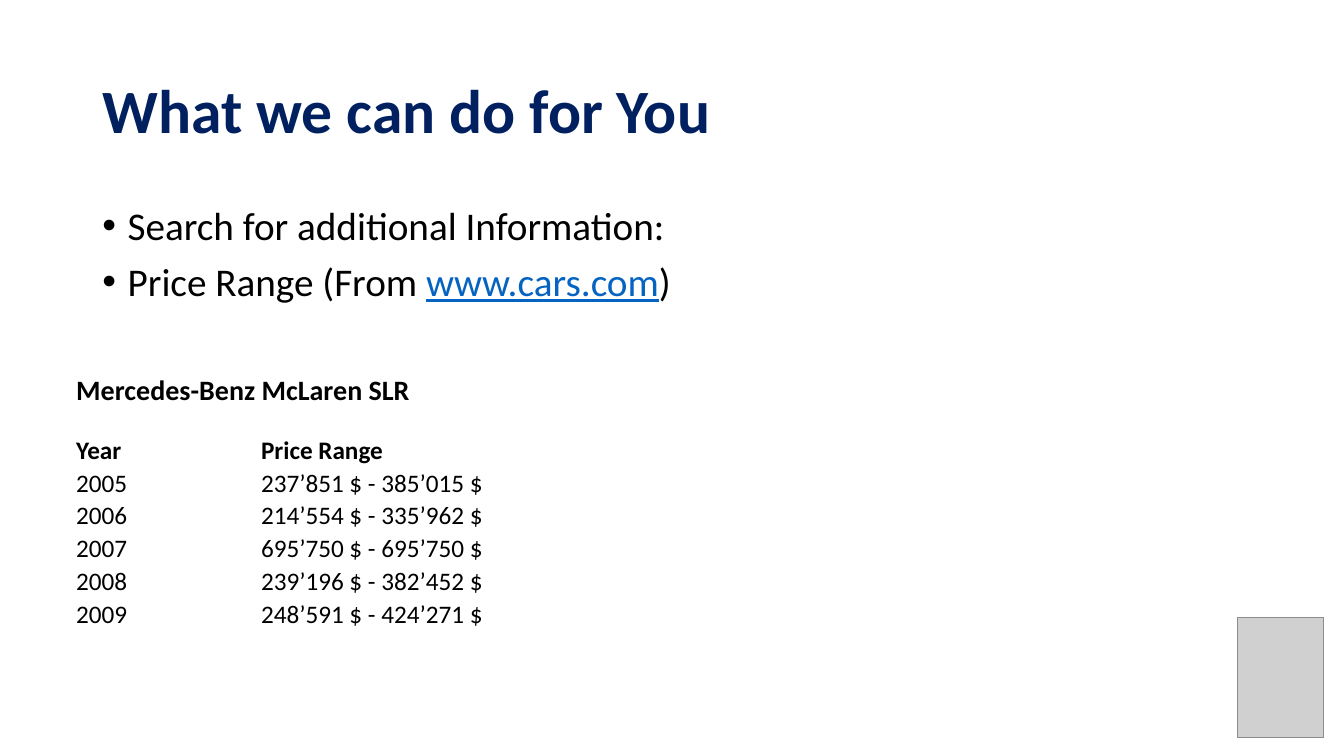
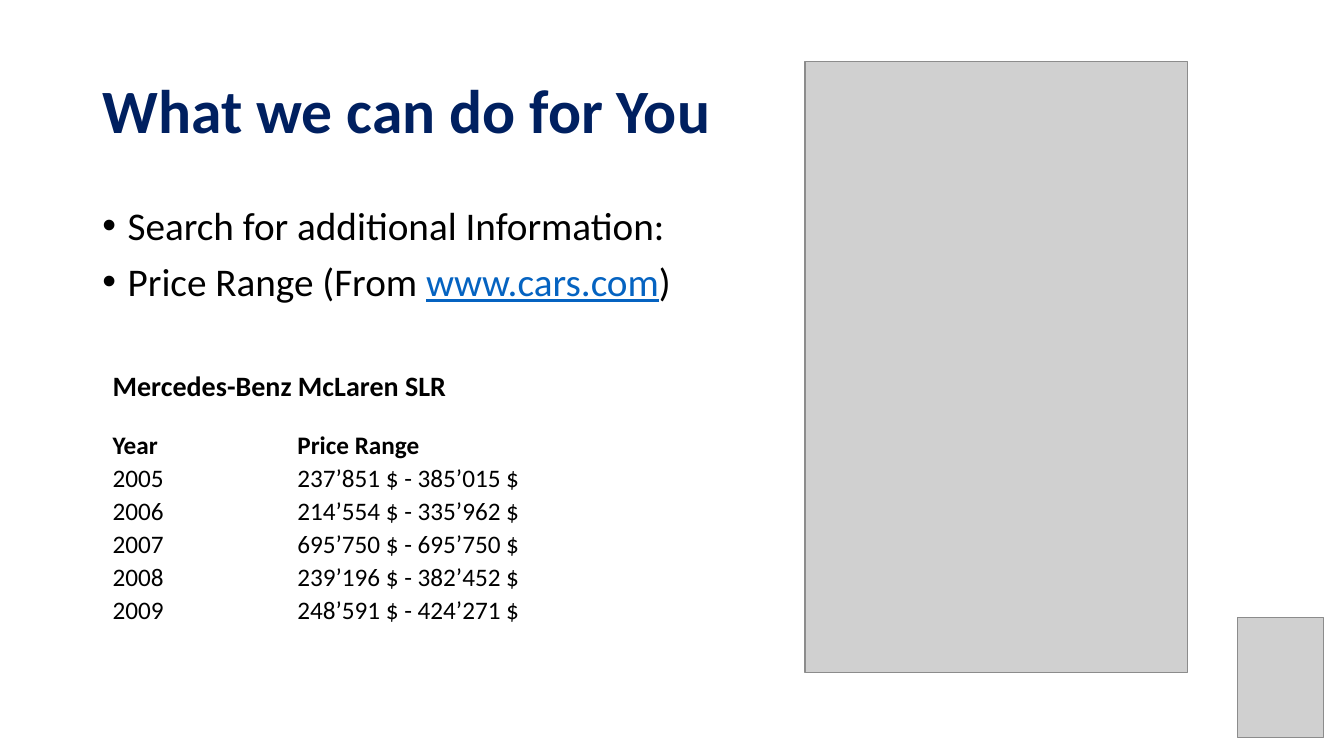
Before and after one commit to MauroSchlaepfer/Onedot, a slide deck: slide 15 of Onedot_Presentation.pptx (slide 8 before the commit). Drawn at 1344x756 pixels with LibreOffice and Linux fonts; fonts in the diff are those of the drawing; grey boxes stand for pictures. Boxes give left, top, right and bottom in pixels: in the first picture for what was removed or moved away, otherwise in the second. Text is boxed around its words. In the diff, an @@ line names an element or a change of style, - is before the commit and + after.

```diff
--- a/Onedot_Presentation.pptx
+++ b/Onedot_Presentation.pptx
@@ picture added at bbox=[806, 62, 1188, 673] @@
@@ table: place and size @@
-table at bbox=[56, 352, 719, 650]
+table at bbox=[93, 348, 755, 646]
```
Also in this commit, not shown: 3 other slides changed, 8 slides added, 1 slide removed.
